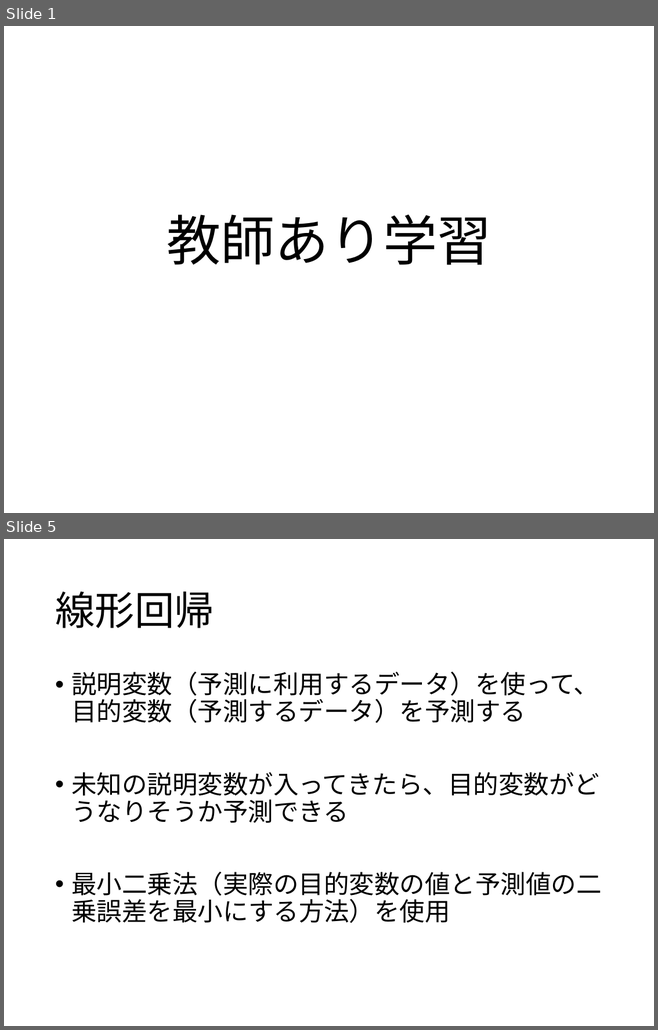
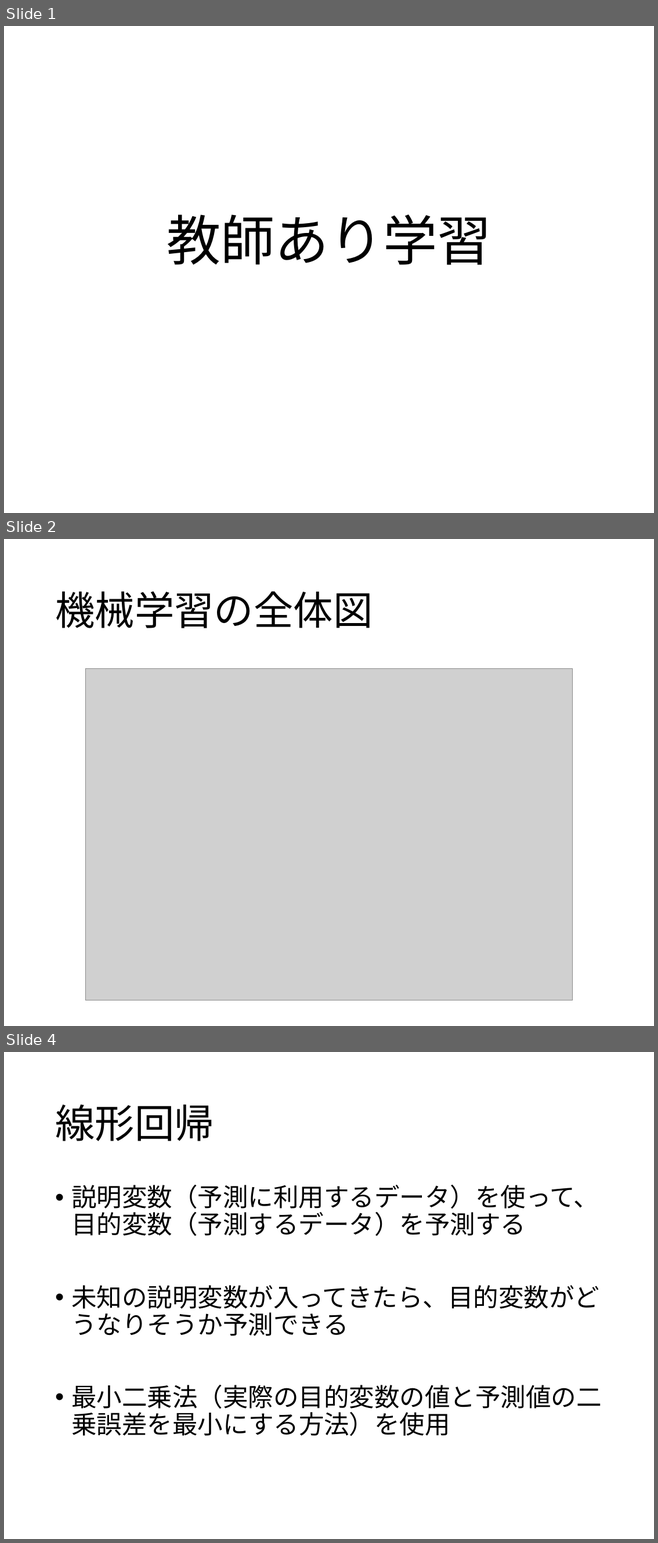
Before and after one commit to rina-tanaka731/AI, a slide deck: AI系/教師あり学習.pptx. Shown one above the other, each under a label of ours: slides 1 and 5 before the commit, slides 1, 2 and 4 after it; the slides between them are not shown. The pictures are 658x1030 and 658x1543 pixels, drawn with LibreOffice and Linux fonts; fonts in the diff are those of the drawing; grey boxes stand for pictures. Boxes give left, top, right and bottom in pixels: in the first picture for what was removed or moved away, otherwise in the second. Text is boxed around its words. In the diff, an @@ line names an element or a change of style, - is before the commit and + after.

```diff
--- a/AI系/教師あり学習.pptx
+++ b/AI系/教師あり学習.pptx
@@ slide 2 added at (4,539,654,1026), background #FFFFFF @@
@@ title added at (55,591,372,628), 44 pt, text #000000 @@
+機械学習の全体図
@@ picture added at (85,669,572,1000) @@
@@ what was slide 5 is now slide 4 @@
```
Also in this commit, not shown: 5 slides changed, 2 other slides added, 1 slide removed, 1 other file.
